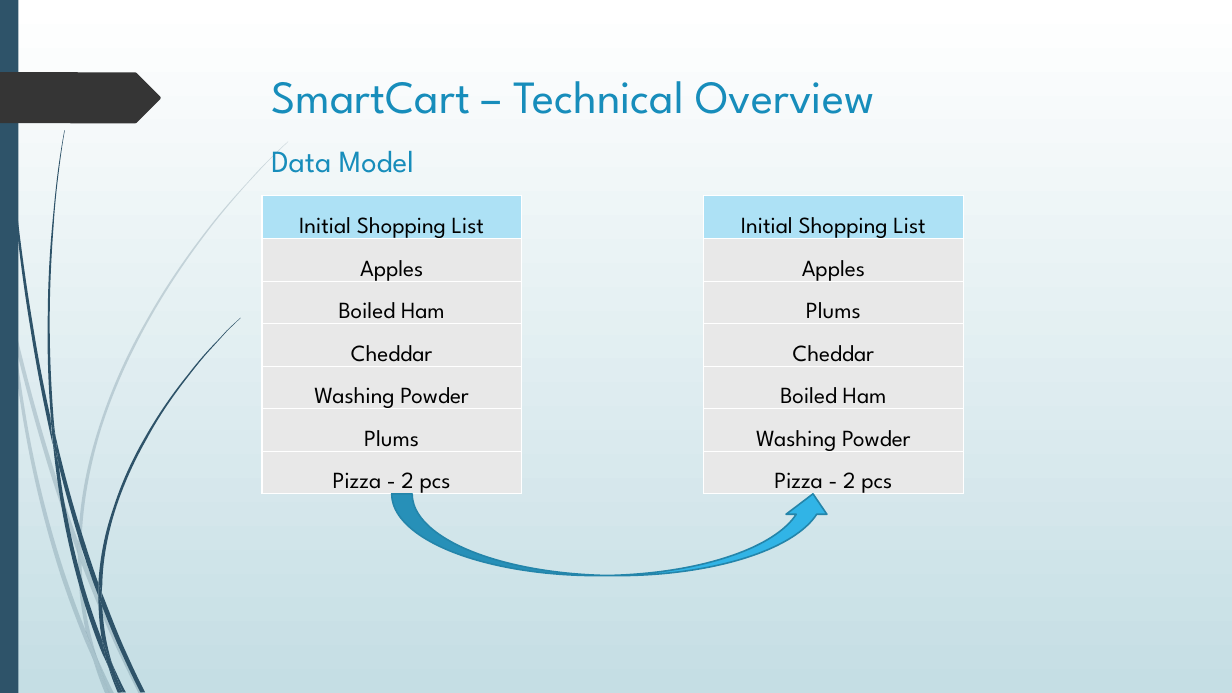
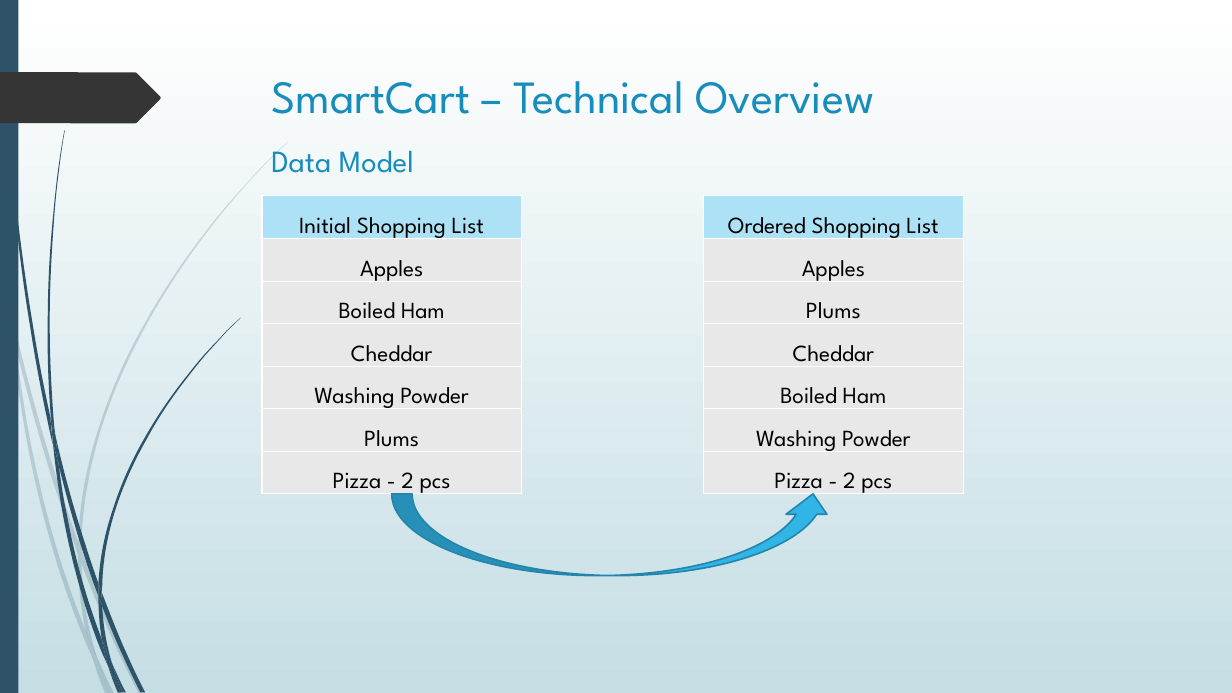
Before and after one commit to Pschkn/TAE_EmbeddedSystems, a slide deck: slide 6 of pm/presentations/SmartCart_Concept.pptx (slide 7 before the commit). Drawn at 1232x693 pixels with LibreOffice and Linux fonts; fonts in the diff are those of the drawing. Boxes give left, top, right and bottom in pixels: in the first picture for what was removed or moved away, otherwise in the second. Text is boxed around its words. In the diff, an @@ line names an element or a change of style, - is before the commit and + after.

```diff
--- a/pm/presentations/SmartCart_Concept.pptx
+++ b/pm/presentations/SmartCart_Concept.pptx
@@ table at [704, 195, 964, 499] @@
-row 1, column 1: Initial Shopping List
+row 1, column 1: Ordered Shopping List
```
Also in this commit, not shown: 2 other slides changed.
